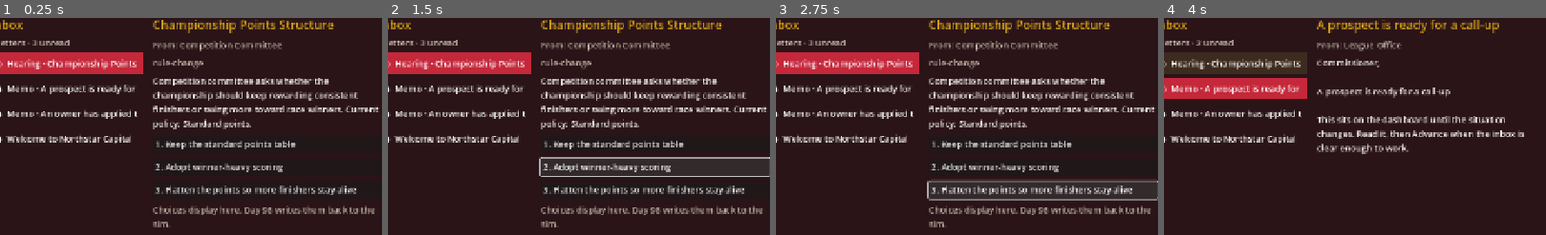
Above: before the commit, frames 1-4 (left to right).
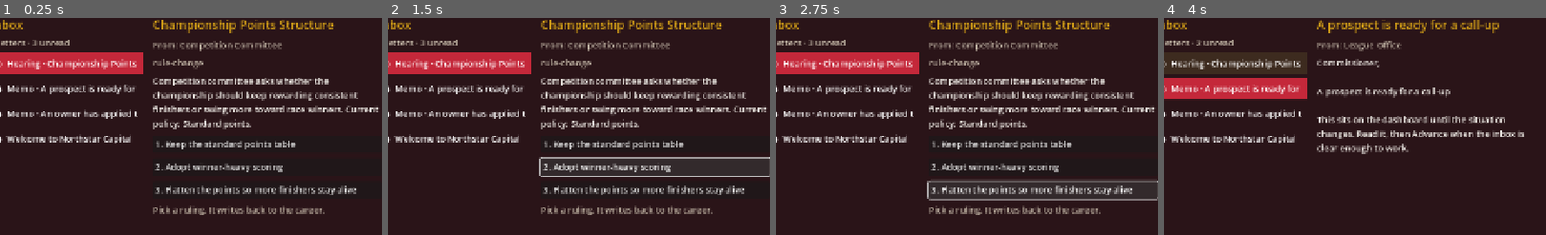
Above: after the commit, the same moments.

Repository: johnatkinsonsenior/StockCarCommissioner
Game: Godot game, scene res://scenes/Main.tscn
The game is run twice, just before and just after one commit, with the same random seed, the same clock (stepped at 60 frames per second) and the same inputs.
Inputs:
- Up to frame 1 (0.25 s): no input
- Up to frame 2 (1.5 s): click "1. Keep the standard points t…" at 0.5 s; click "2. Adopt winner-heavy scoring" at 1.25 s
- Up to frame 3 (2.75 s): click "3. Flatten the points so more…" at 2 s
- Up to frame 4 (4 s): click "● Memo · A prospect is ready …" at 2.75 s; click "○ Memo · A prospect is ready …" at 3.5 s
The pictures show only the part of the screen within x 23-73%, y 12-61%; the shares and areas given below are measured in that part.

The runs differ from the first frame. In frame 1, 1.1% of the frame differs, in the area x 40-98%, y 86-97%; in frame 2, 1.1%; in frame 3, 1.1%; in frame 4, nothing differs.

Commit message:
Add Day 98: hearing choices write back to the sim
A ruling from Mail runs the same event engine as the terminal career,
persists the office save, and drops the hearing from the inbox.

Co-authored-by: johnatkinsonsenior <johnatkinsonsenior@users.noreply.github.com>

Diff:
--- a/godot/data/ui_snapshot.json
+++ b/godot/data/ui_snapshot.json
@@ -1,6 +1,6 @@
 {
     "game": "Stock Car Commissioner",
-    "ui_version": "0.8",
+    "ui_version": "0.9",
     "engine": "godot-4",
     "layout": "commissioner-desk",
     "screen": "mail",
@@ -920,6 +920,8 @@
             }
         ],
         "advance_python": "/usr/bin/python3",
-        "advance_script": "/workspace/prototype/advance_week.py"
+        "advance_script": "/workspace/prototype/advance_week.py",
+        "apply_python": "/usr/bin/python3",
+        "apply_script": "/workspace/prototype/apply_hearing.py"
     }
 }
--- a/godot/scripts/App.gd
+++ b/godot/scripts/App.gd
@@ -48,6 +48,7 @@
 	print("INBOX=", str(_inbox().size()))
 	print("INBOX_HEARINGS=", str(_hearing_letters().size()))
 	print("MAIL_OPEN=", selected_mail_id)
+	print("APPLY_SCRIPT=", str(_office().get("apply_script", "")))
 	if DisplayServer.get_name() == "headless":
 		call_deferred("_headless_tour")
 
@@ -64,6 +65,16 @@
 				print("READ=", letter_id)
 				print("READ_KIND=", str(letter.get("kind", "")))
 	print("CHECKLIST_DONE=", "%s/%s" % [_completed_count(), _checklist().size()])
+	var hearing := _first_hearing()
+	if not hearing.is_empty():
+		var choices: Array = hearing.get("choices", [])
+		if not choices.is_empty() and typeof(choices[0]) == TYPE_DICTIONARY:
+			var first: Dictionary = choices[0]
+			_on_hearing_choice(
+				str(hearing.get("hearing_id", "")),
+				str(first.get("id", "1")),
+				str(first.get("label", "")),
+			)
 	_on_advance()
 	print("ADVANCE_STATE=", "unlocked" if _checklist_complete() else "blocked")
 	_on_advance()
@@ -537,14 +548,38 @@
 			var button := Button.new()
 			button.text = "%s. %s" % [str(row.get("id", "")), str(row.get("label", ""))]
 			button.alignment = HORIZONTAL_ALIGNMENT_LEFT
-			button.pressed.connect(_on_hearing_choice.bind(str(row.get("id", "")), str(row.get("label", ""))))
+			button.pressed.connect(_on_hearing_choice.bind(
+				str(letter.get("hearing_id", "")),
+				str(row.get("id", "")),
+				str(row.get("label", "")),
+			))
 			container.add_child(button)
-		container.add_child(_muted("Choices display here. Day 98 writes them back to the sim."))
-
-
-func _on_hearing_choice(choice_id: String, label: String) -> void:
+		container.add_child(_muted("Pick a ruling. It writes back to the career."))
+
+
+func _on_hearing_choice(hearing_id: String, choice_id: String, label: String) -> void:
 	print("CHOICE_DISPLAY=", choice_id)
 	print("CHOICE_LABEL=", label)
+	print("HEARING_ID=", hearing_id)
+	var python := str(_office().get("apply_python", _office().get("advance_python", "")))
+	var script := str(_office().get("apply_script", ""))
+	if python == "" or script == "" or hearing_id == "" or choice_id == "":
+		print("HEARING_OK=0")
+		print("HEARING_ERROR=missing-apply-command")
+		return
+	var output: Array = []
+	var code := OS.execute(python, PackedStringArray([script, hearing_id, choice_id]), output, true)
+	var text := ""
+	for line in output:
+		text += str(line) + "\n"
+		print(str(line))
+	if code != 0 or text.find("HEARING_OK=1") < 0:
+		print("HEARING_OK=0")
+		return
+	hearing_held = true
+	_reload_office()
+	print("HEARING_RELOADED=1")
+	_show_section("mail")
 
 
 func _refresh_mail_badge() -> void:
Not shown, changed: docs/GameDesign.md
Not shown, added: prototype/apply_hearing.py
Not shown, changed: prototype/game/save_game.py
Not shown, changed: prototype/game/ui_bridge.py
Not shown, changed: prototype/run_season.py
